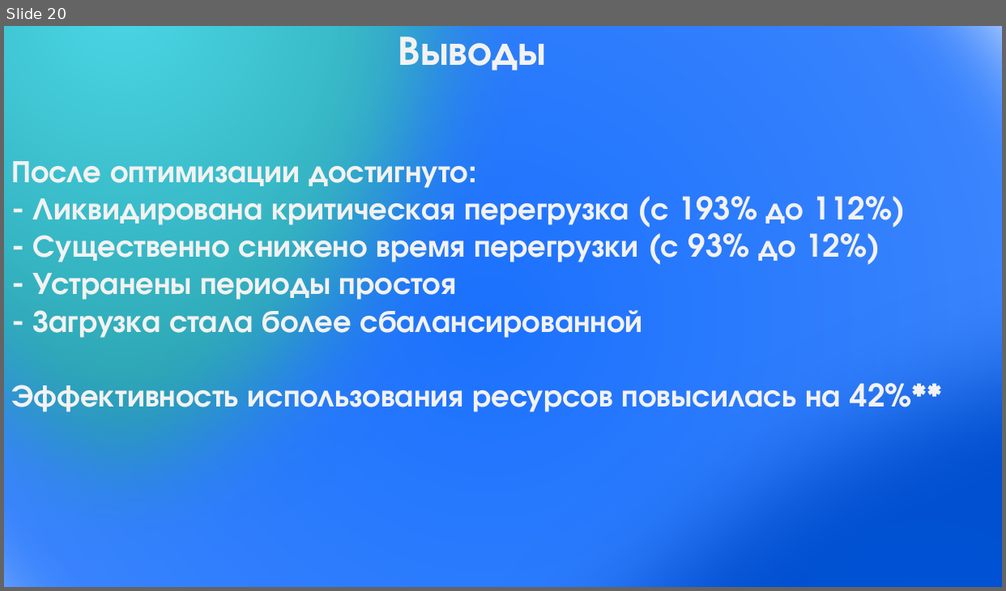
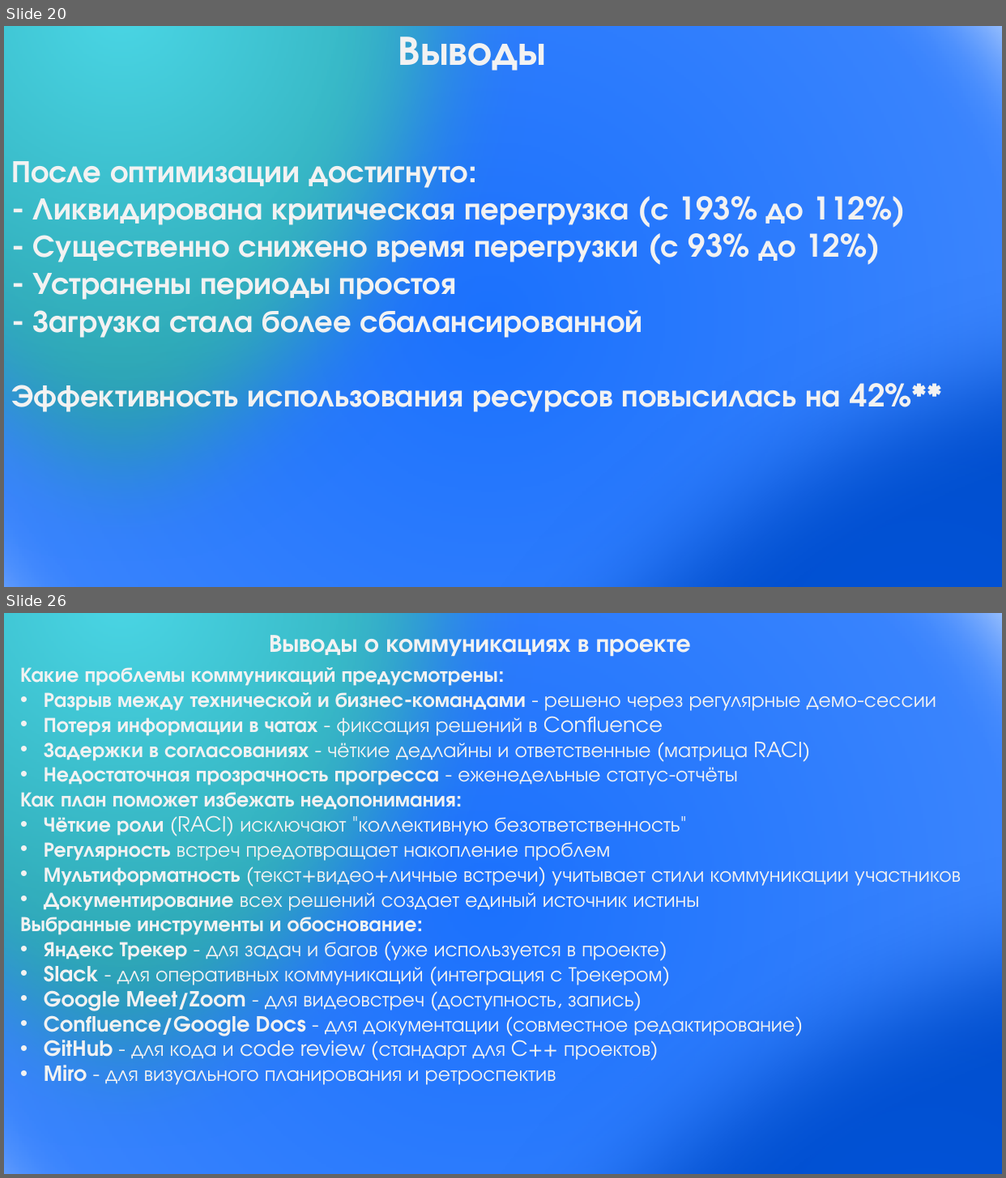
Before and after one commit to HozainFermi/upp, a slide deck: Презентация1.pptx. Shown one above the other, each under a label of ours: slide 20 before the commit, slides 20 and 26 after it; the slides between them are not shown. The pictures are 1006x591 and 1006x1178 pixels, drawn with LibreOffice and Linux fonts; fonts in the diff are those of the drawing. Boxes give left, top, right and bottom in pixels: in the first picture for what was removed or moved away, otherwise in the second. Text is boxed around its words. In the diff, an @@ line names an element or a change of style, - is before the commit and + after.

```diff
--- a/Презентация1.pptx
+++ b/Презентация1.pptx
@@ slide 26 added at (4,613,1002,1174), background #FFFFFF @@
@@ ellipse added at (4,613,1002,1174), fill gradient #002D76 to #1B71FD to #72A7FE, outline #43739E 1 pt @@
@@ ellipse added at (4,613,550,1174), fill gradient #4AD6E5 to #137C87, outline #43739E 1 pt @@
@@ text added at (269,635,691,656), 24 pt, text #F2F2F2, bold @@
+Выводы о коммуникациях в проекте
@@ ellipse added at (245,657,1002,1174), fill gradient #156EFF to #0153D9 to #0046B8, outline #43739E 1 pt @@
@@ text added at (20,662,961,1085), 20 pt, text #F2F2F2 @@
+Какие проблемы коммуникаций предусмотрены:
+• Разрыв между технической и бизнес-командами - решено через регулярные демо-сессии
+• Потеря информации в чатах - фиксация решений в Confluence
+• Задержки в согласованиях - чёткие дедлайны и ответственные (матрица RACI)
+• Недостаточная прозрачность прогресса - еженедельные статус-отчёты
+Как план поможет избежать недопонимания:
+• Чёткие роли (RACI) исключают "коллективную безответственность"
+• Регулярность встреч предотвращает накопление проблем
+• Мультиформатность (текст+видео+личные встречи) учитывает стили коммуникации участников
+• Документирование всех решений создает единый источник истины
+Выбранные инструменты и обоснование:
+• Яндекс Трекер - для задач и багов (уже используется в проекте)
+• Slack - для оперативных коммуникаций (интеграция с Трекером)
+• Google Meet/Zoom - для видеовстреч (доступность, запись)
+• Confluence/Google Docs - для документации (совместное редактирование)
+• GitHub - для кода и code review (стандарт для C++ проектов)
+• Miro - для визуального планирования и ретроспектив
```
Also in this commit, not shown: 13 other slides added, 2 other files.
